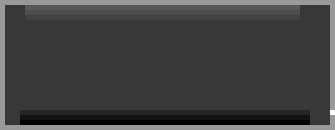
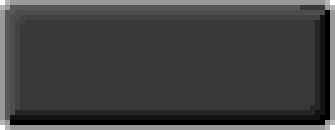
Two versions of the same layered image (335x130). Layer-by-layer changes:
painted on "Shadow" over (x1=5, y1=5, x2=330, y2=125)
painted on "Background" over (x1=0, y1=0, x2=335, y2=130)
